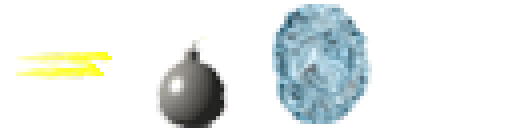
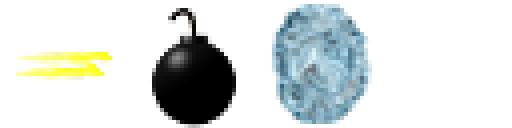
Layered file, before and after one edit (512x128). Changes by layer:
renamed "bomb.png" to "Pasted Layer", painted on it over [148, 8, 240, 128]
